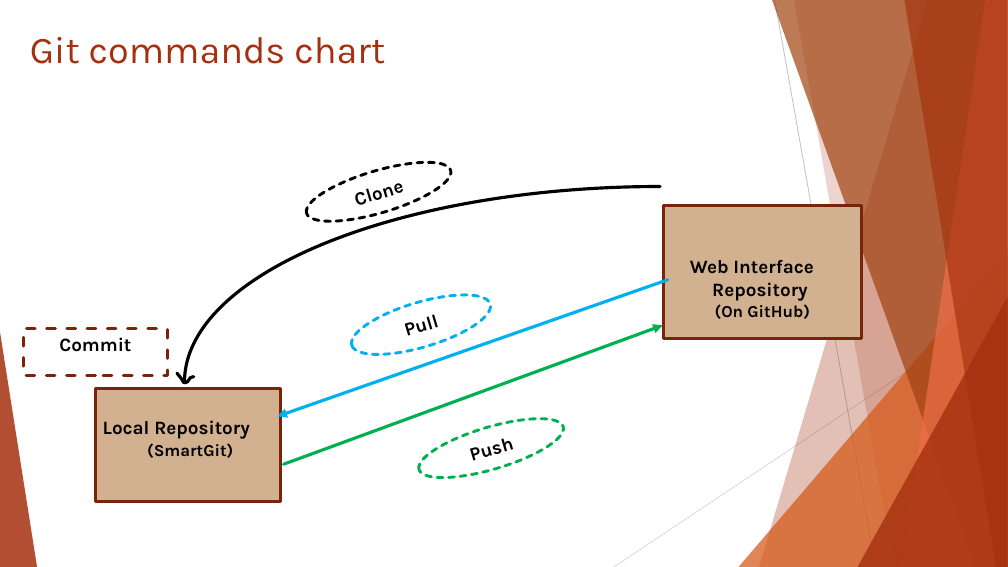
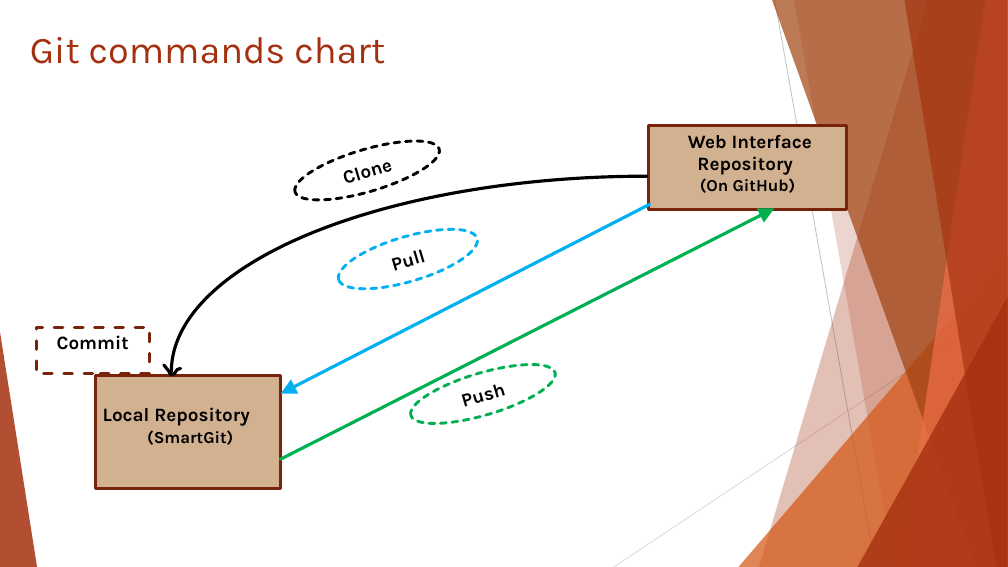
Before and after one commit to ICI3D/Sandbox, a slide deck: slide 4 of IntroToGitHub&SmartGit-v3.1.pptx. Drawn at 1008x567 pixels with LibreOffice and Linux fonts; fonts in the diff are those of the drawing. Boxes give left, top, right and bottom in pixels: in the first picture for what was removed or moved away, otherwise in the second. Text is boxed around its words. In the diff, an @@ line names an element or a change of style, - is before the commit and + after.

```diff
--- a/IntroToGitHub&SmartGit-v3.1.pptx
+++ b/IntroToGitHub&SmartGit-v3.1.pptx
@@ ellipse "Clone": place and size @@
-ellipse "Clone" at [300,150,457,234]
+ellipse "Clone" at [289,129,445,213]
@@ rectangle "Web Interface": place and size @@
-rectangle "Web Interface" at [664,206,862,339]
+rectangle "Web Interface" at [649,126,847,210]
@@ text in rectangle at [688,135,812,149]: alignment left to centre @@
@@ arc (boxed as its full ellipse): place and size @@
-arc (boxed as its full ellipse) at [185,187,1008,567]
+arc (boxed as its full ellipse) at [172,176,1008,567]
@@ arrow moved from (668, 280) - (278, 417) to (650, 204) - (281, 394) @@
@@ arrow moved from (284, 464) - (663, 325) to (281, 460) - (774, 209) @@
@@ ellipse "Pull": place and size @@
-ellipse "Pull" at [345,283,496,367]
+ellipse "Pull" at [332,217,484,301]
@@ rectangle "Commit": place and size @@
-rectangle "Commit" at [23,329,167,376]
+rectangle "Commit" at [36,327,150,374]
@@ ellipse "Push": place and size @@
-ellipse "Push" at [413,407,569,490]
+ellipse "Push" at [405,352,561,436]
@@ rectangle "Local Repository": place and size @@
-rectangle "Local Repository" at [95,389,281,501]
+rectangle "Local Repository" at [95,376,281,488]
@@ freeform shape: place and size @@
-freeform shape at [177,374,194,383]
+freeform shape at [164,365,181,375]
```
Also in this commit, not shown: 6 other slides changed, 6 slides added, 3 slides removed, 1 other file.
